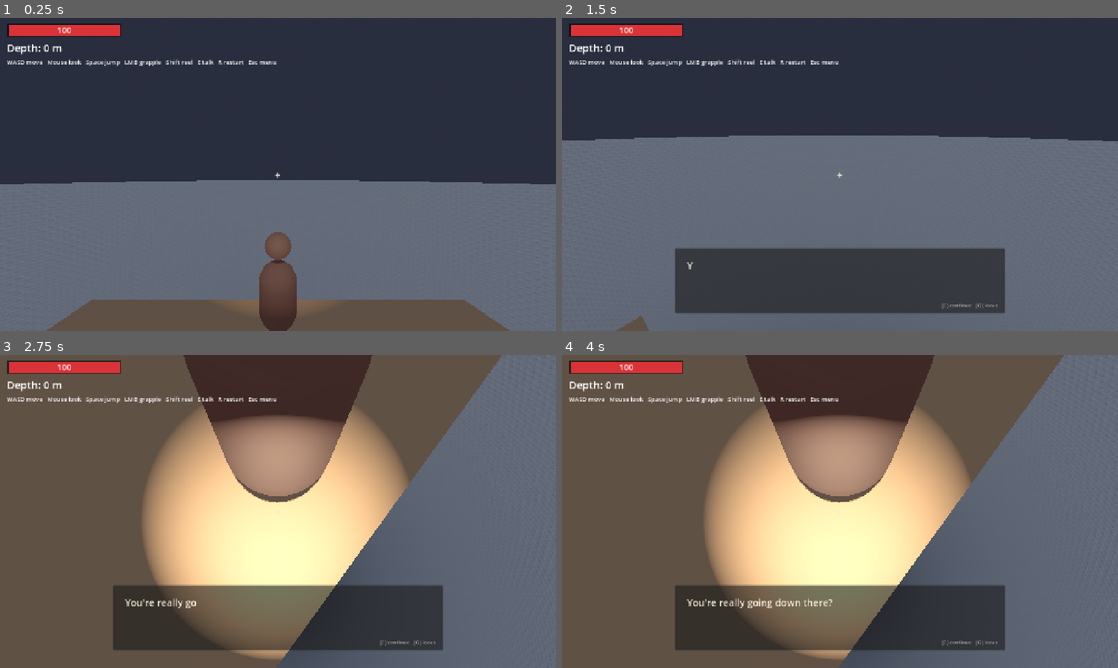
Above: before the commit, frames 1-4 (two rows, left to right).
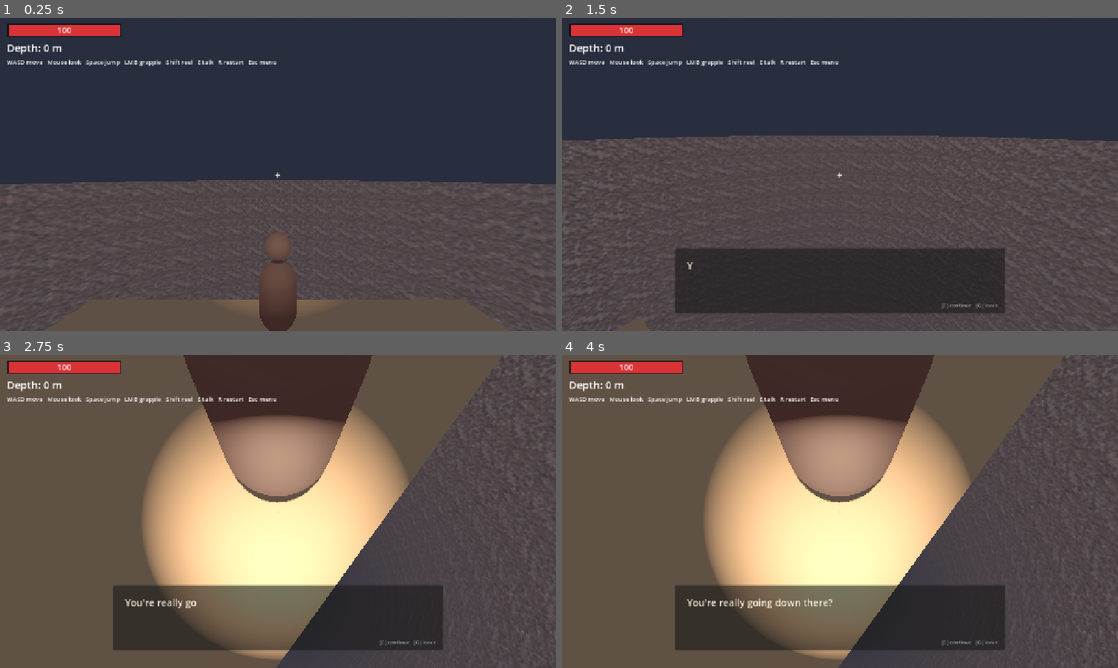
Above: after the commit, the same moments.

Repository: CallumHYoung/ash
Game: Godot game, scene res://scenes/main.tscn
Two runs of this game, one before a commit and one after it. Both use one fixed random seed, a clock stepped at 60 frames per second and the inputs below.
Inputs (mouse positions are in pixels of both pictures, inside the frame that each line leads up to):
- Up to frame 1 (0.25 s): no input
- Up to frame 2 (1.5 s): tap Enter at 0.5 s; move the mouse to (867, 174) at 0.52 s; hold W (move_forward) from 0.53 s (still down); click (867, 174) at 0.6 s; tap Space (jump) at 0.77 s; move the mouse to (812, 174) at 1.27 s; tap E (interact) at 1.35 s
- Up to frame 3 (2.75 s): keep holding W (move_forward); tap Space (jump) at 1.52 s; move the mouse to (289, 505) at 2.02 s; hold Shift (reel) from 2.03 s (still down)
- Up to frame 4 (4 s): keep holding W (move_forward); move the mouse to (834, 517) at 2.77 s; release Shift (reel) at 2.78 s; click (834, 517) at 2.85 s; tap Space (jump) at 3.02, 3.77 s; move the mouse to (878, 514) at 3.52 s; hold E (interact) from 3.53 s (still down)

The runs differ from the first frame. In frame 1, 39% of the frame differs, in the area x 0-100%, y 51-100%; in frame 2, 50%, in the area x 0-100%, y 37-100%; in frame 3, 25%; in frame 4, 25%.

Commit message:
Swap cavern wall texture to stone rubble, stretch tiling 5x
Co-Authored-By: Claude Opus 4.7 (1M context) <noreply@anthropic.com>

Diff:
--- a/scripts/cavern.gd
+++ b/scripts/cavern.gd
@@ -2,7 +2,7 @@
 extends StaticBody3D
 class_name Cavern
 
-const WALL_TEXTURE: Texture2D = preload("res://rocks.png")
+const WALL_TEXTURE: Texture2D = preload("res://str_stonerubble.bmp")
 
 # Procedural cavern: a vertical tube with rings of vertices, each displaced
 # along its radial direction by 3D simplex noise. Closed top and bottom caps.
@@ -149,7 +149,7 @@
 		# Triplanar projects the texture from world XYZ planes, so it tiles
 		# uniformly across the noise-displaced surface without per-vertex UVs.
 		_material.uv1_triplanar = true
-		_material.uv1_scale = Vector3(0.4, 0.4, 0.4)
+		_material.uv1_scale = Vector3(0.08, 0.08, 0.08)
 		_material.roughness = 0.95
 	# Render both sides — saves us debating winding, and means the wall stays
 	# visible if the player ever pops out the open top and looks back in.
Binary file added: str_stonerubble.bmp
Not shown, added: str_stonerubble.bmp.import
